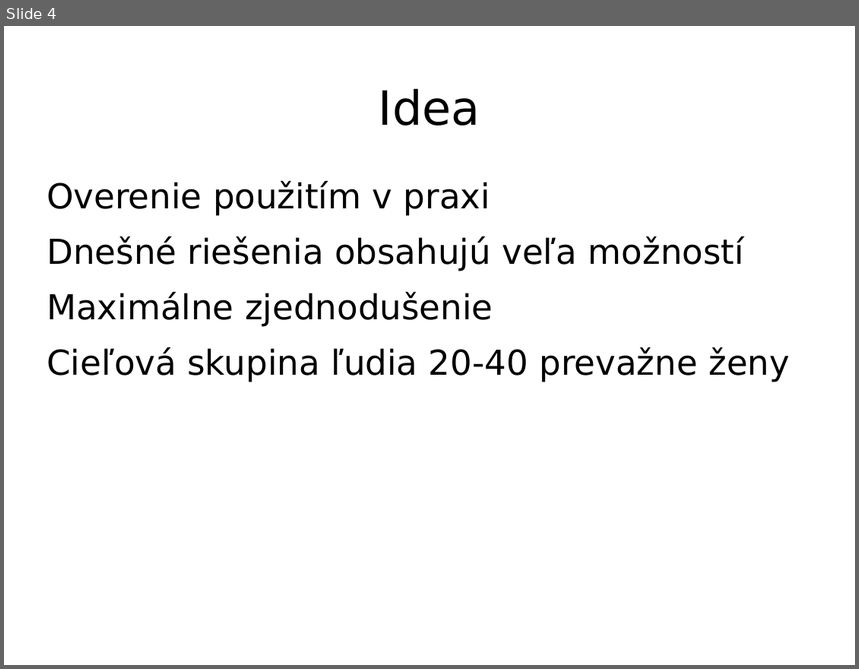
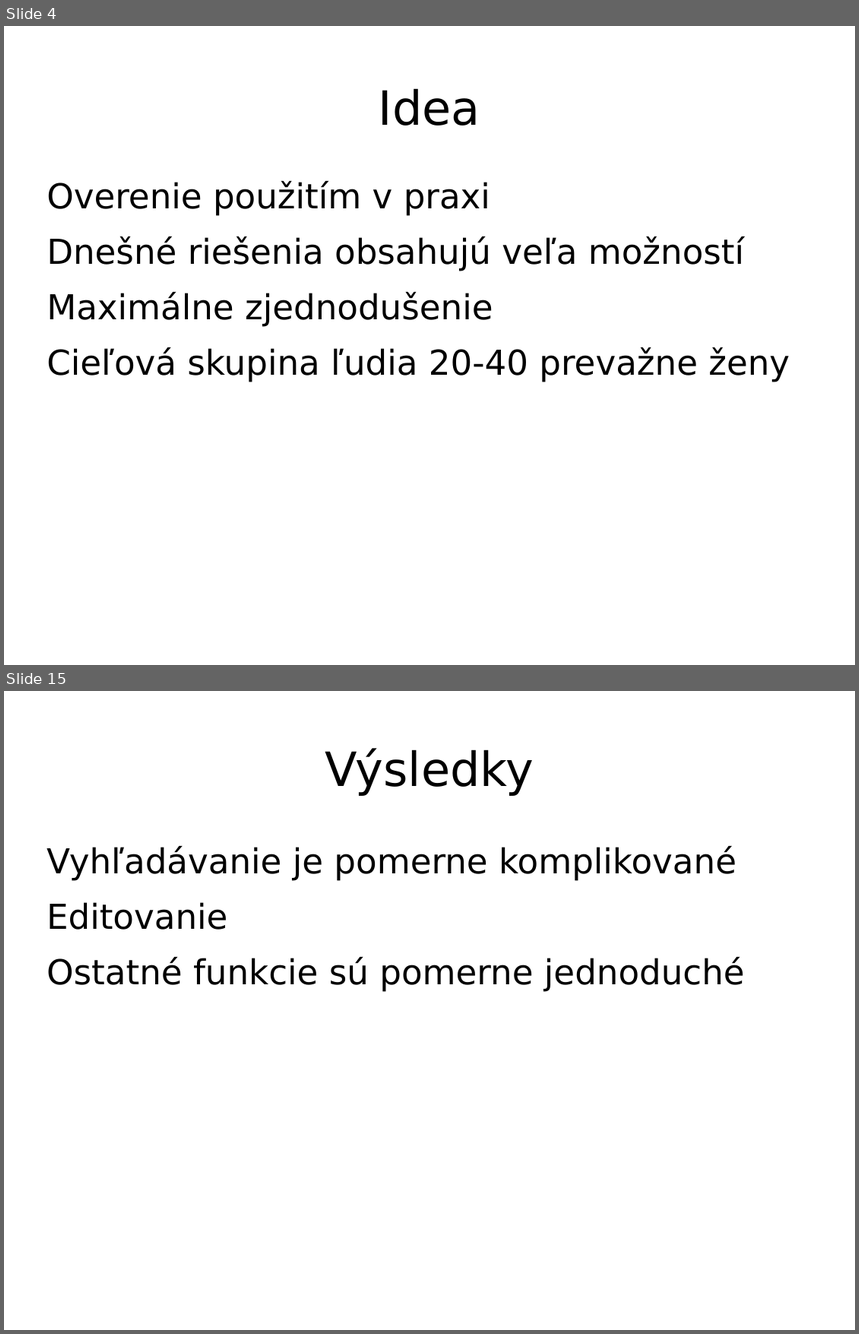
Before and after one commit to projektyFIT/ITU, a slide deck: prezentace/prezentace.ppt. Shown one above the other, each under a label of ours: slide 4 before the commit, slides 4 and 15 after it; the slides between them are not shown. The pictures are 859x669 and 859x1334 pixels, drawn with LibreOffice and Linux fonts; fonts in the diff are those of the drawing; background and template pictures are left out. Boxes give left, top, right and bottom in pixels: in the first picture for what was removed or moved away, otherwise in the second. Text is boxed around its words. In the diff, an @@ line names an element or a change of style, - is before the commit and + after.

```diff
--- a/prezentace/prezentace.ppt
+++ b/prezentace/prezentace.ppt
@@ slide 15 added at bbox=[4, 691, 855, 1330], background picture (left out) @@
@@ title added at bbox=[325, 748, 534, 796], 44 pt, text #000000 @@
+Výsledky
@@ text added at bbox=[47, 846, 745, 992], 32 pt, text #000000 @@
+Vyhľadávanie je pomerne komplikované
+Editovanie
+Ostatné funkcie sú pomerne jednoduché
```
Also in this commit, not shown: 11 other slides added, 1 slide removed.
